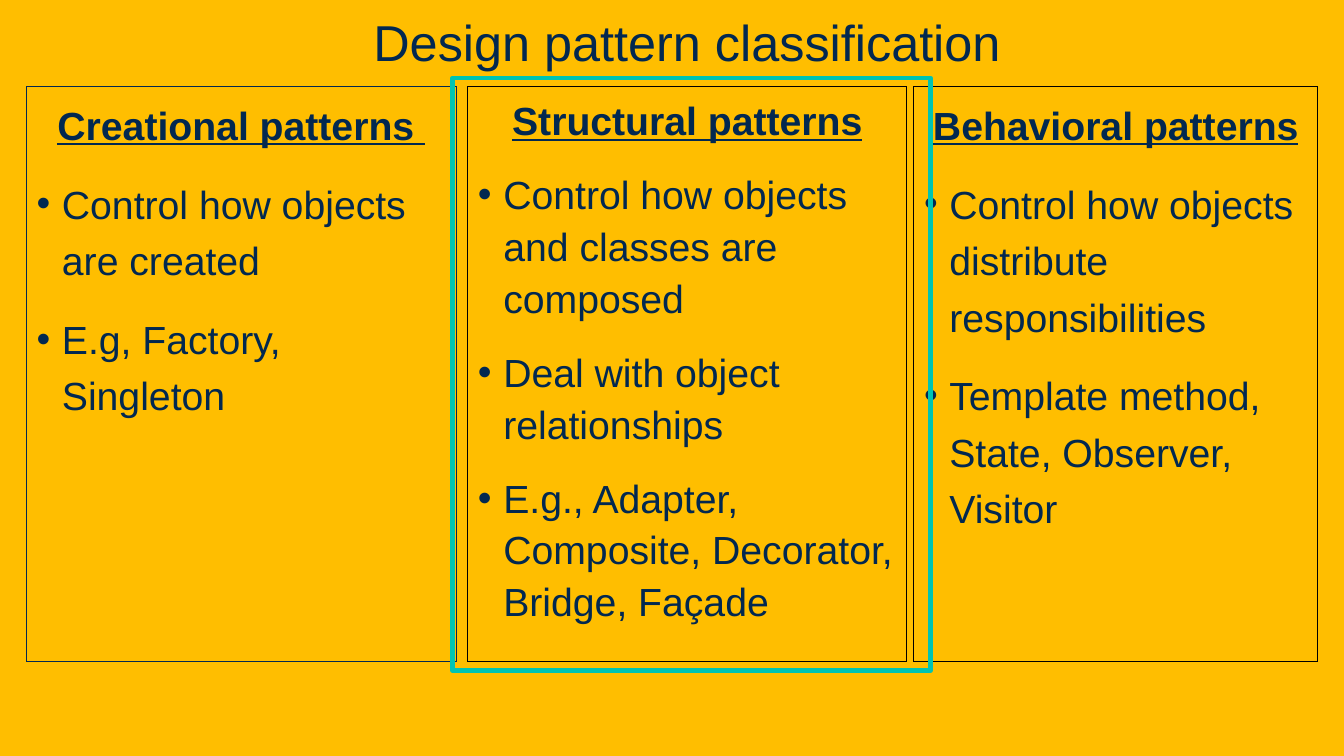
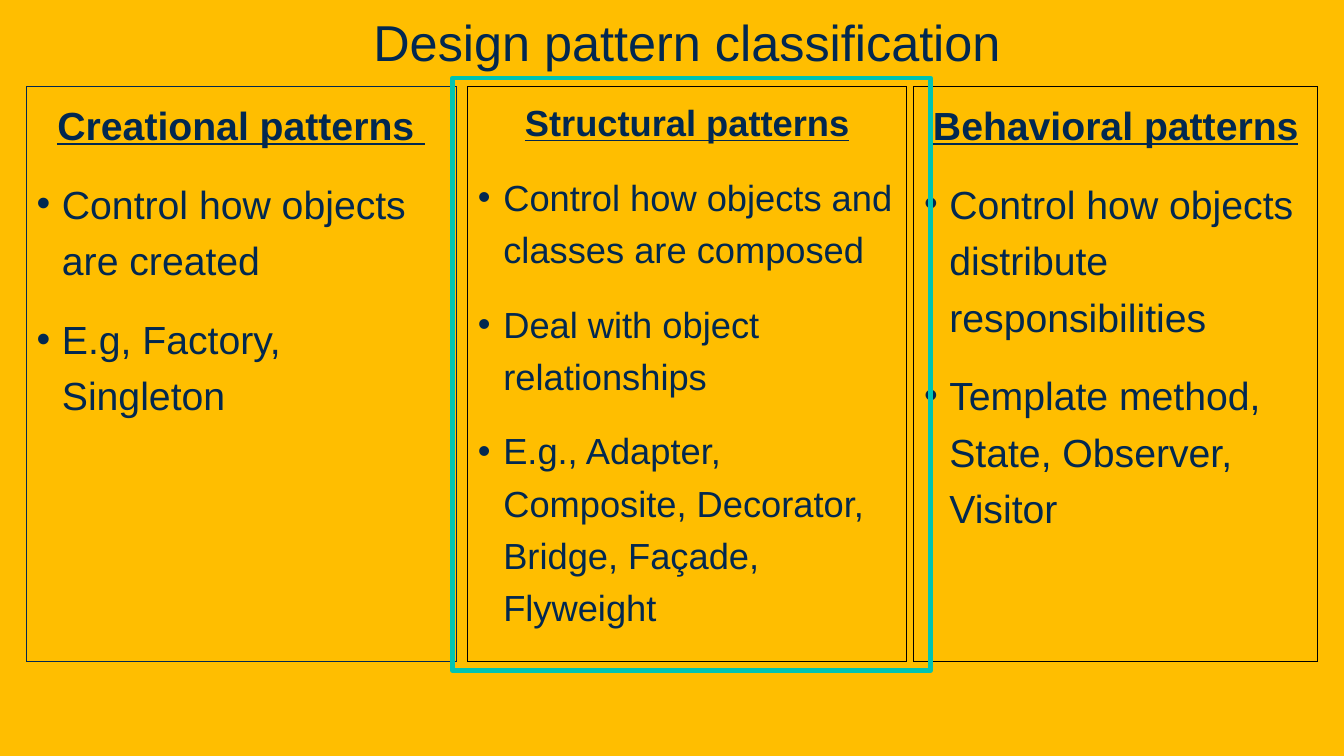
Before and after one commit to davsec-teaching/ECS160-Winter2025, a slide deck: slide 42 of slides/8_design_patterns.pptx. Drawn at 1344x756 pixels with LibreOffice and Linux fonts; fonts in the diff are those of the drawing; background and template pictures are left out. Boxes give left, top, right and bottom in pixels: in the first picture for what was removed or moved away, otherwise in the second. Text is boxed around its words. In the diff, an @@ line names an element or a change of style, - is before the commit and + after.

Commit message:
Design patterns final update. Goodnight.

```diff
--- a/slides/8_design_patterns.pptx
+++ b/slides/8_design_patterns.pptx
@@ text in rectangle at (503,109,893,396): size 28 to 25.9 pt in "Structural patterns", "Control how objects and classes are composed", "Deal with object relationships"; line spacing 1.1 to 1.2 @@
@@ text in rectangle at (503,437,864,628): text changed; size 28 to 25.9 pt @@
-• E.g., Adapter, Composite, Decorator, Bridge, Façade
+• E.g., Adapter, Composite, Decorator, Bridge, Façade, Flyweight
```
Also in this commit, not shown: 17 other slides changed, 1 slide added.
